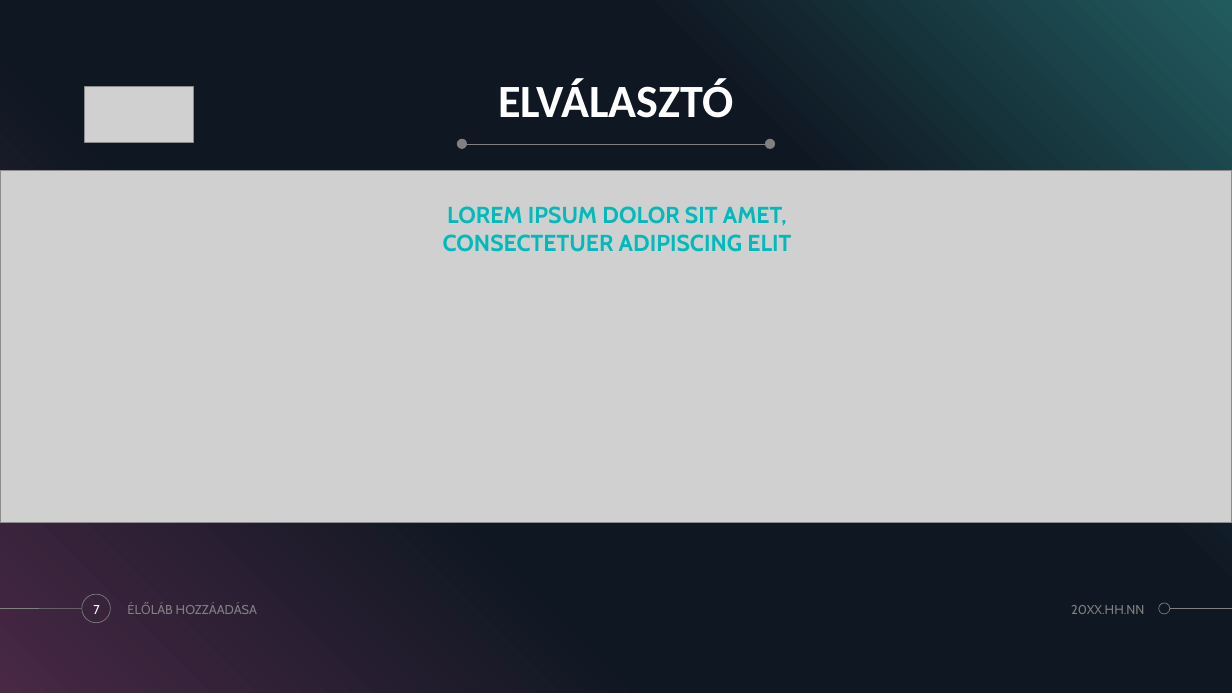
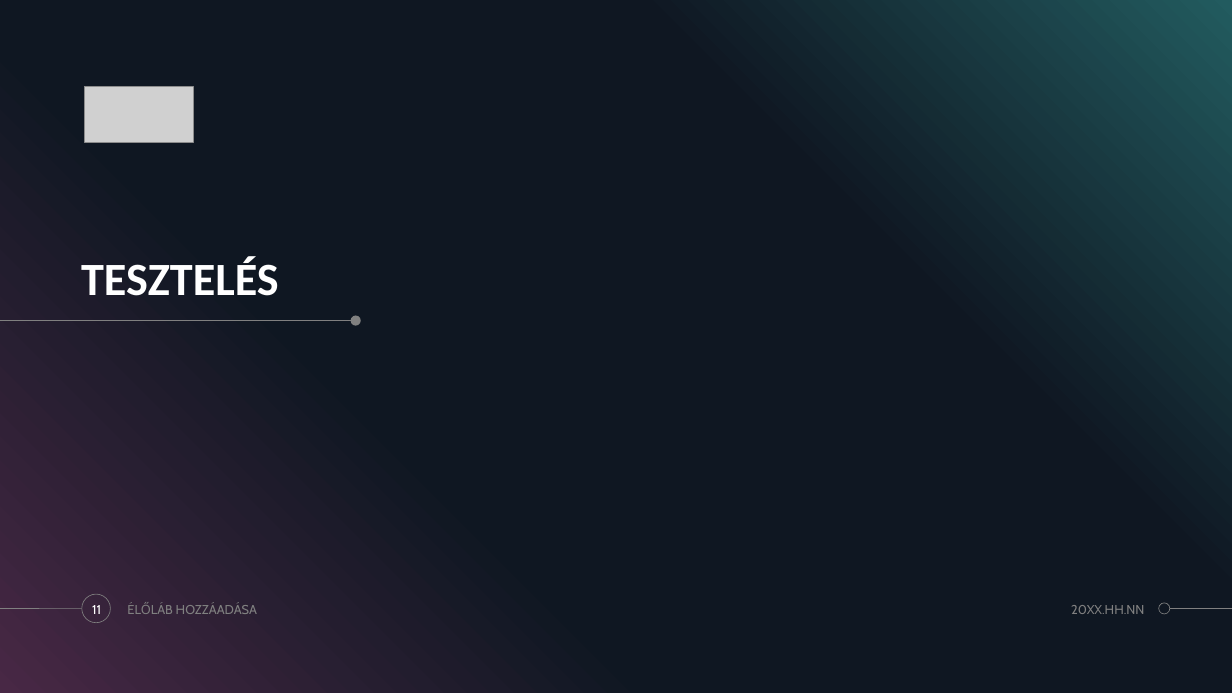
Before and after one commit to MonostoriMark/13_S1_2_vizsgaremek, a slide deck: slide 11 of HOTELFLOW.pptx (slide 7 before the commit). Drawn at 1232x693 pixels with LibreOffice and Linux fonts; fonts in the diff are those of the drawing; grey boxes stand for pictures. Boxes give left, top, right and bottom in pixels: in the first picture for what was removed or moved away, otherwise in the second. Text is boxed around its words. In the diff, an @@ line names an element or a change of style, - is before the commit and + after.

```diff
--- a/HOTELFLOW.pptx
+++ b/HOTELFLOW.pptx
@@ title removed at (498,79,733,118) @@
-ELVÁLASZTÓ
@@ ellipse removed at (457,139,467,149) @@
@@ picture removed at (0,170,1232,523) @@
@@ text removed at (443,206,791,252) @@
-LOREM IPSUM DOLOR SIT AMET, CONSECTETUER ADIPISCING ELIT
@@ title added at (81,257,279,296), 36 pt, text #FFFFFF, bold @@
+TESZTELÉS
@@ line moved from (457, 144) - (770, 144) to (0, 321) - (357, 321) @@
@@ ellipse: place and size @@
-ellipse at (765,139,775,149)
+ellipse at (350,315,360,325)
@@ page number at (92,605,101,614): text changed @@
-7
+11
```
Also in this commit, not shown: 9 other slides changed, 5 slides added, 14 slides removed.
